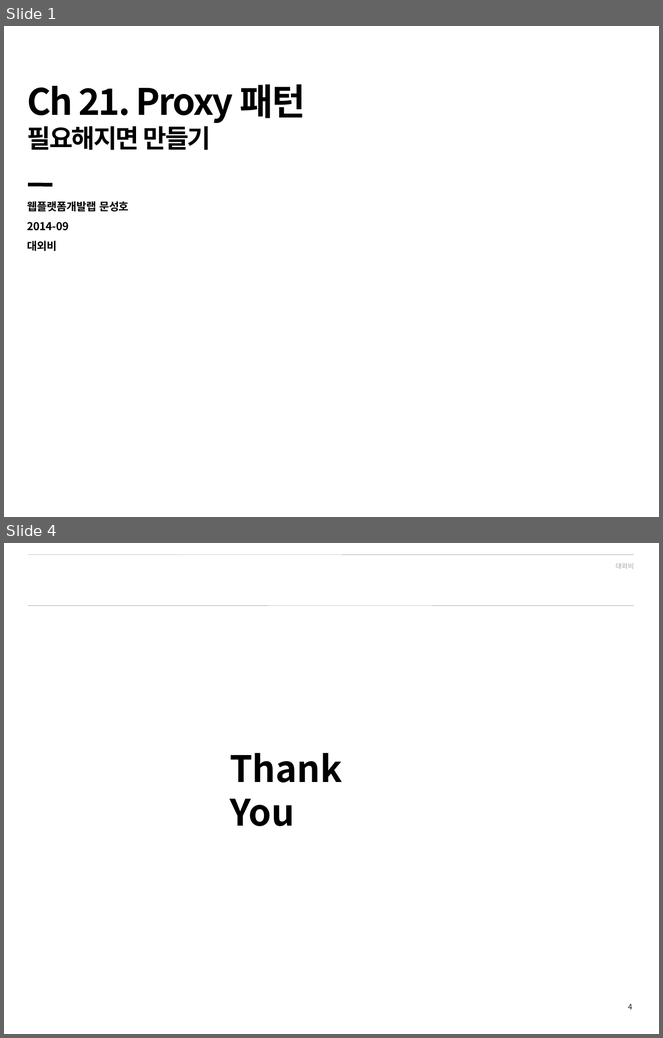
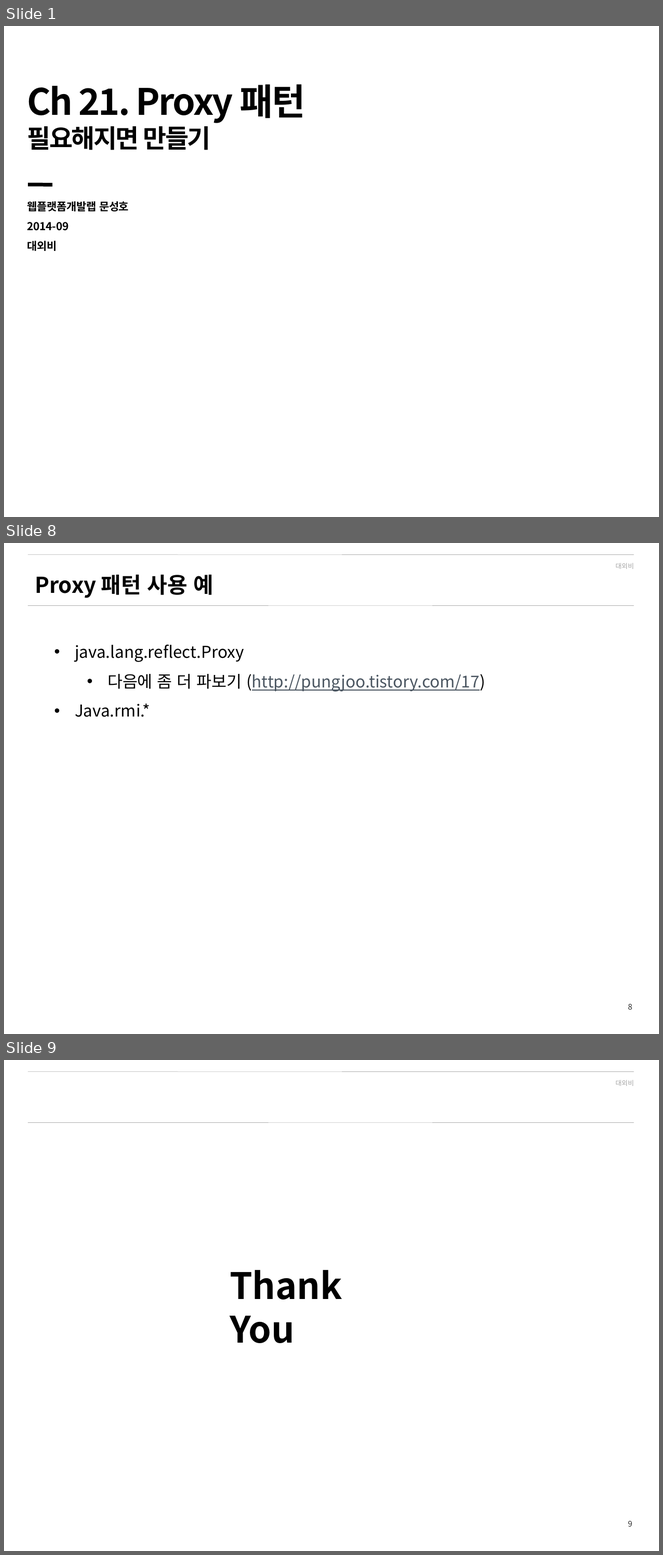
Before and after one commit to shyr/designpattern, a slide deck: src/_ppt/ch21.pptx. Shown one above the other, each under a label of ours: slides 1 and 4 before the commit, slides 1, 8 and 9 after it; the slides between them are not shown. The pictures are 663x1038 and 663x1555 pixels, drawn with LibreOffice and Linux fonts; fonts in the diff are those of the drawing; background and template pictures are left out. Boxes give left, top, right and bottom in pixels: in the first picture for what was removed or moved away, otherwise in the second. Text is boxed around its words. In the diff, an @@ line names an element or a change of style, - is before the commit and + after.

```diff
--- a/src/_ppt/ch21.pptx
+++ b/src/_ppt/ch21.pptx
@@ slide 8 added at [4,543,659,1034], background #FFFFFF; not listed: 4 template elements that a slide beside it also shows @@
@@ text added at [35,574,214,598], 24 pt, text #000000, bold @@
+Proxy 패턴 사용 예
@@ text added at [75,644,486,717], 18 pt, text #000000 @@
+• java.lang.reflect.Proxy
+  • 다음에 좀 더 파보기 (http://pungjoo.tistory.com/17)
+• Java.rmi.*
@@ what was slide 4 is now slide 9 @@
@@ page number at [628,1521,632,1527]: text changed @@
-4
+9
```
Also in this commit, not shown: 6 other slides added, 2 slides removed, 3 other files.
